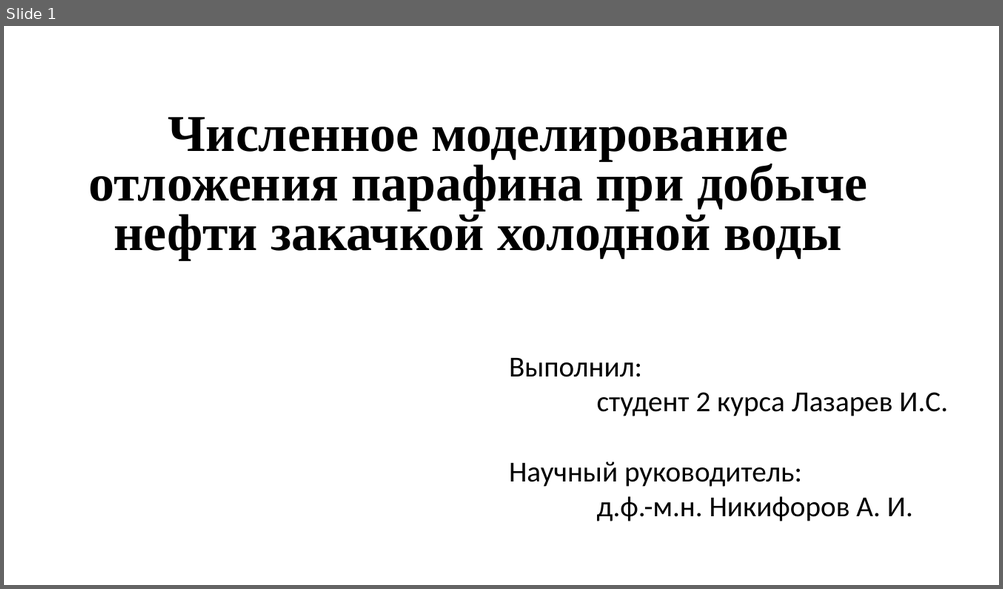
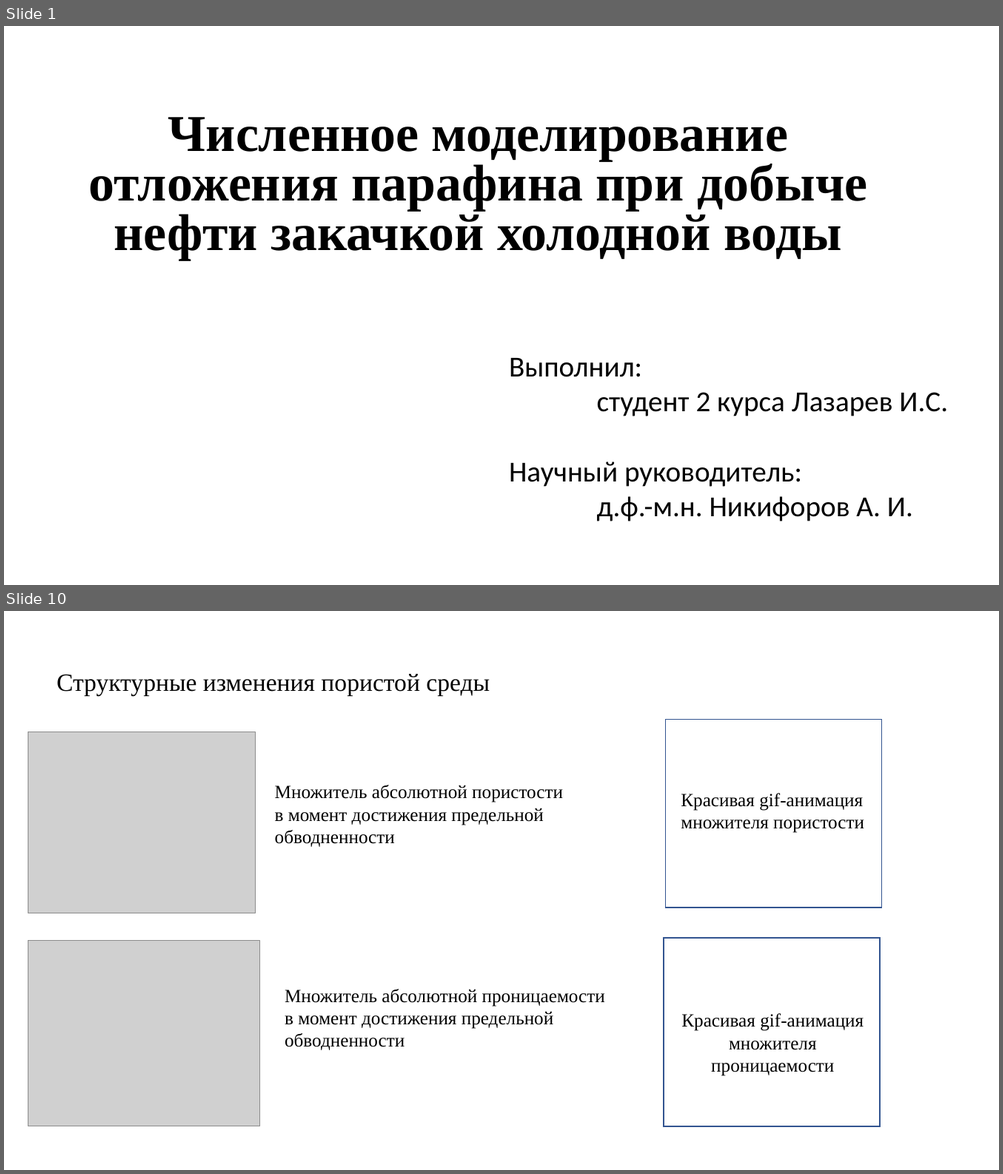
Before and after one commit to 1g0g0r/reservoir-simulator, a slide deck: resources/Лазарев.pptx. Shown one above the other, each under a label of ours: slide 1 before the commit, slides 1 and 10 after it; the slides between them are not shown. The pictures are 1003x589 and 1003x1174 pixels, drawn with LibreOffice and Linux fonts; fonts in the diff are those of the drawing; grey boxes stand for pictures. Boxes give left, top, right and bottom in pixels: in the first picture for what was removed or moved away, otherwise in the second. Text is boxed around its words. In the diff, an @@ line names an element or a change of style, - is before the commit and + after.

```diff
--- a/resources/Лазарев.pptx
+++ b/resources/Лазарев.pptx
@@ slide 10 added at bbox=[4, 611, 999, 1170], background #FFFFFF @@
@@ text added at bbox=[57, 674, 489, 696], 24 pt, text #000000 @@
+Структурные изменения пористой среды
@@ rectangle added at bbox=[666, 719, 882, 908], fill #FFFFFF, outline #325491 1 pt @@
@@ picture added at bbox=[28, 732, 256, 914] @@
@@ text added at bbox=[275, 785, 563, 847], 18 pt, text #000000 @@
+Множитель абсолютной пористости в момент достижения предельной обводненности
@@ text added at bbox=[680, 793, 864, 833], 18 pt, text #000000 @@
+Красивая gif-анимация множителя пористости
@@ picture added at bbox=[28, 941, 260, 1127] @@
@@ rectangle added at bbox=[663, 938, 880, 1127], fill #FFFFFF, outline #325491 1 pt @@
@@ text added at bbox=[284, 989, 605, 1051], 18 pt, text #000000 @@
+Множитель абсолютной проницаемости в момент достижения предельной обводненности
@@ text added at bbox=[681, 1014, 863, 1076], 18 pt, text #000000 @@
+Красивая gif-анимация множителя проницаемости
```
Also in this commit, not shown: 2 slides changed, 7 other slides added, 1 slide removed, 4 other files.
